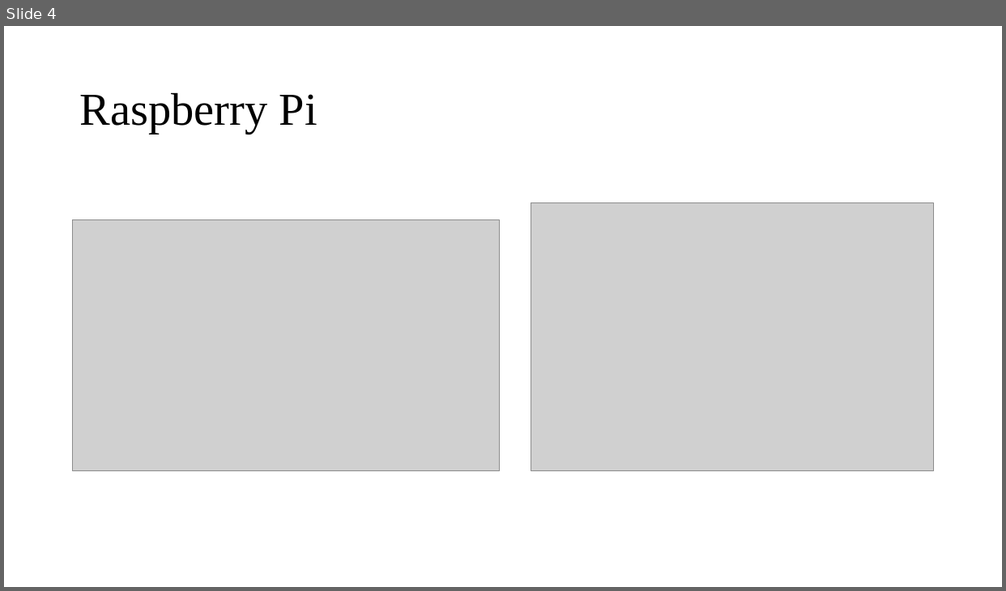
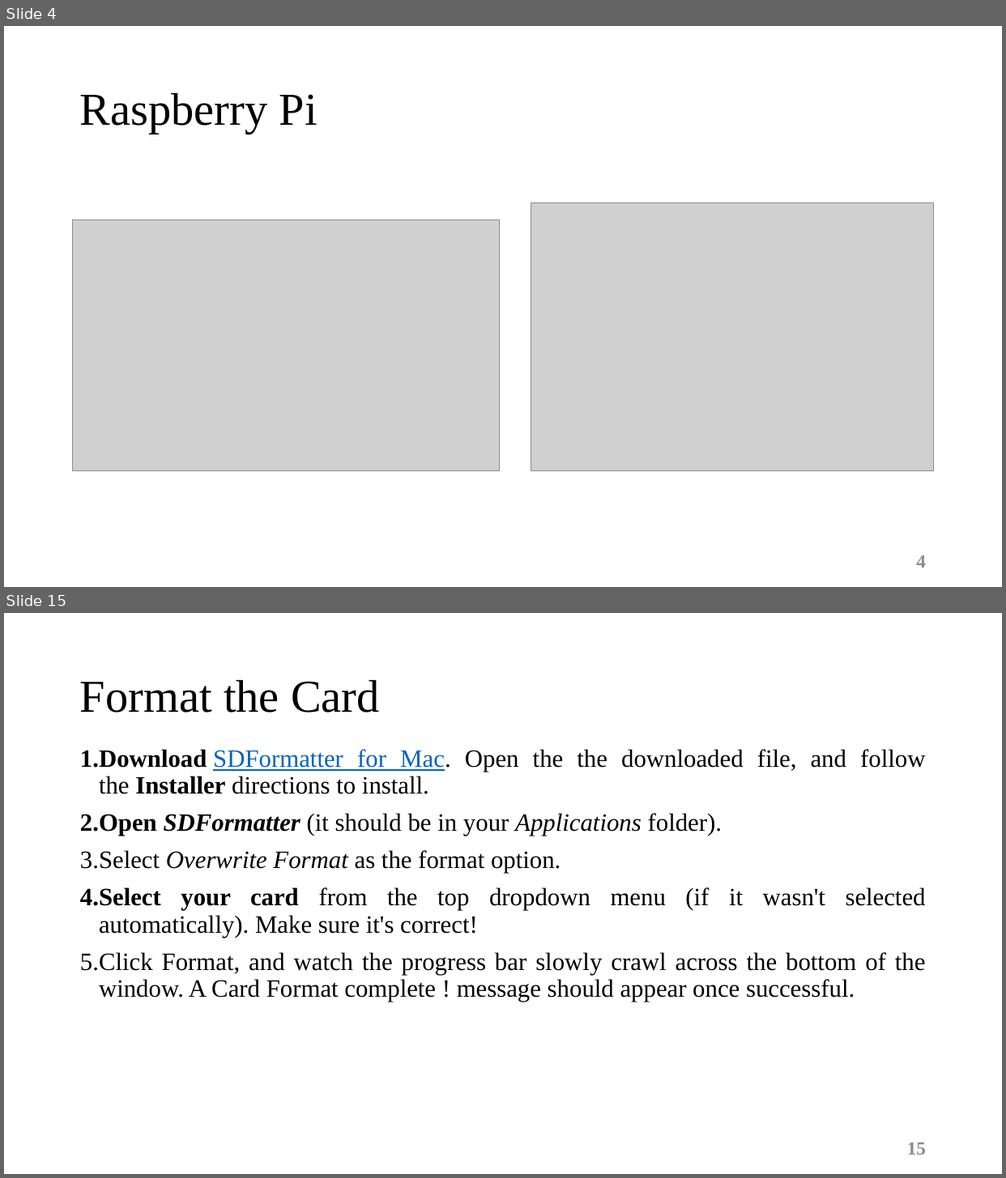
Before and after one commit to sabouri1994/Coursera_IOT_Specialization-, a slide deck: 4-The Raspberry Pi Platform and Python Programming for the Raspberry Pi/Week1/1_ Setup.pptx. Shown one above the other, each under a label of ours: slide 4 before the commit, slides 4 and 15 after it; the slides between them are not shown. The pictures are 1006x591 and 1006x1178 pixels, drawn with LibreOffice and Linux fonts; fonts in the diff are those of the drawing; grey boxes stand for pictures. Boxes give left, top, right and bottom in pixels: in the first picture for what was removed or moved away, otherwise in the second. Text is boxed around its words. In the diff, an @@ line names an element or a change of style, - is before the commit and + after.

```diff
--- a/4-The Raspberry Pi Platform and Python Programming for the Raspberry Pi/Week1/1_ Setup.pptx
+++ b/4-The Raspberry Pi Platform and Python Programming for the Raspberry Pi/Week1/1_ Setup.pptx
@@ slide 15 added at bbox=[4, 613, 1002, 1174], background #FFFFFF @@
@@ title added at bbox=[80, 679, 380, 713], 44 pt, text #000000 @@
+Format the Card
@@ text added at bbox=[80, 749, 926, 1002], 24 pt, text #000000 @@
+1. Download SDFormatter for Mac. Open the the downloaded file, and follow the Installer directions to install.
+2. Open SDFormatter (it should be in your Applications folder).
+3. Select Overwrite Format as the format option.
+4. Select your card from the top dropdown menu (if it wasn't selected automatically). Make sure it's correct!
+5. Click Format, and watch the progress bar slowly crawl across the bottom of the window. A Card Format complete ! message should appear once successful.
@@ page number added at bbox=[907, 1143, 926, 1155], 18 pt, text #8C8C8C, bold @@
+15
@@ slide 4 changed as well @@
@@ page number added at bbox=[916, 556, 926, 568], 18 pt, text #8C8C8C, bold @@
+4
```
Also in this commit, not shown: 3 other slides changed, 16 other slides added.
